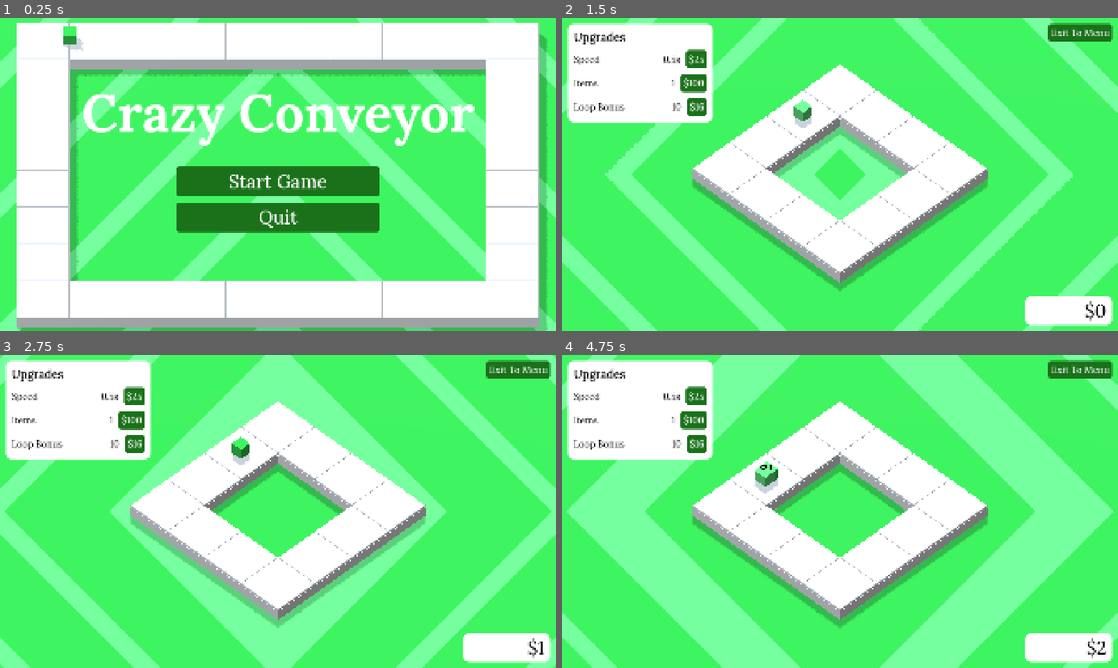
Above: before the commit, frames 1-4 (two rows, left to right).
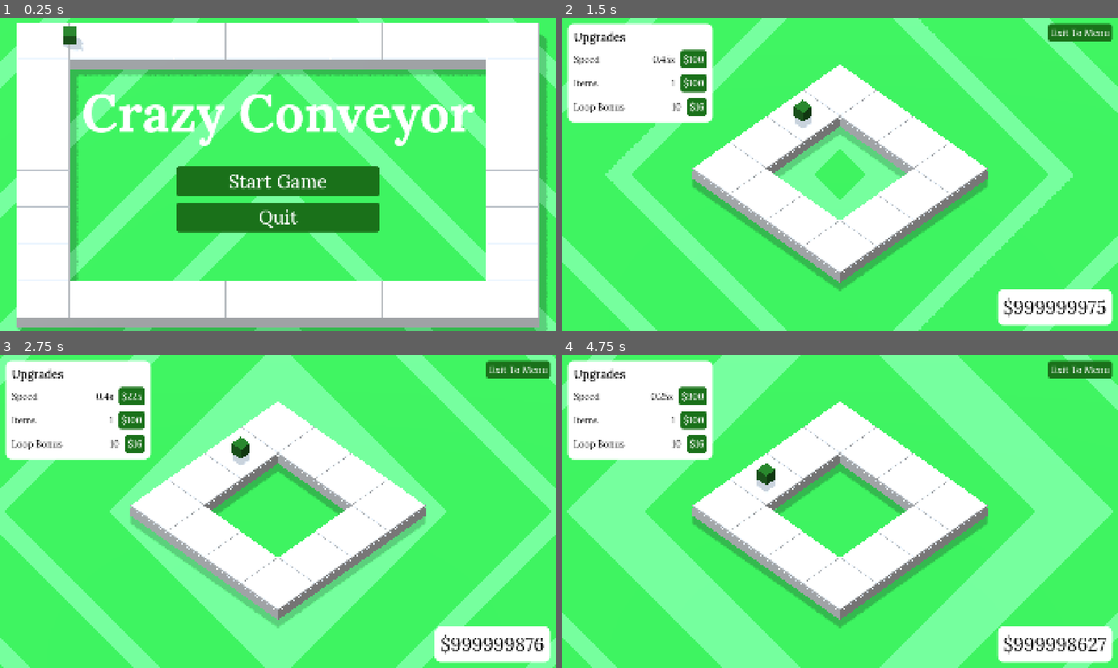
Above: after the commit, the same moments.

Repository: billyhawkes/crazy-conveyer
Game: Godot game, scene res://scenes/main_menu.tscn
The game is run twice, just before and just after one commit, with the same random seed, the same clock (stepped at 60 frames per second) and the same inputs.
Inputs:
- Up to frame 1 (0.25 s): no input
- Up to frame 2 (1.5 s): click "Start Game" at 0.5 s; click "$25" at 1.25 s
- Up to frame 3 (2.75 s): click "$100" at 2 s
- Up to frame 4 (4.75 s): click "$25" (after the commit: "$225") at 2.75 s; click "$25" (after the commit: "$400") at 3.5 s; click "$25" (after the commit: "$625") at 4.25 s

The runs differ from the first frame. In frame 1, 0.1% of the frame differs, in the area x 11-14%, y 2-9%; in frame 2, 1.7%; in frame 3, 1.7%; in frame 4, 1.8%, in the area x 15-100%, y 10-99%.

Commit message:
fix: panel -> panelcontainer which solves sizing issues

Diff:
--- a/globals/globals.gd
+++ b/globals/globals.gd
@@ -42,7 +42,7 @@
 
 func clear_save() -> void:
 	saved_data = null
-	money = 0
+	money = 1000000000
 	levels = {
 		"speed": 1,
 		"items": 1,
--- a/interface/theme.tres
+++ b/interface/theme.tres
@@ -30,5 +30,5 @@
 MarginContainer/constants/margin_left = 20
 MarginContainer/constants/margin_right = 20
 MarginContainer/constants/margin_top = 20
-Panel/styles/panel = ExtResource("2_iq5ie")
+PanelContainer/styles/panel = ExtResource("2_iq5ie")
 VBoxContainer/constants/separation = 20
--- a/scenes/game.tscn
+++ b/scenes/game.tscn
@@ -48,7 +48,7 @@
 theme = ExtResource("3_feb5d")
 script = ExtResource("2_e2o6t")
 
-[node name="MoneyPanel" type="Panel" parent="HUD"]
+[node name="MoneyPanel" type="PanelContainer" parent="HUD"]
 layout_mode = 1
 anchors_preset = -1
 anchor_left = 1.0
@@ -56,19 +56,13 @@
 anchor_right = 1.0
 anchor_bottom = 1.0
 offset_left = -320.0
-offset_top = -120.0
+offset_top = -143.0
 offset_right = -20.0
 offset_bottom = -20.0
+grow_horizontal = 0
+grow_vertical = 0
 
-[node name="MarginContainer" type="MarginContainer" parent="HUD/MoneyPanel"]
-layout_mode = 1
-anchors_preset = 15
-anchor_right = 1.0
-anchor_bottom = 1.0
-grow_horizontal = 2
-grow_vertical = 2
-
-[node name="MoneyLabel" type="Label" parent="HUD/MoneyPanel/MarginContainer"]
+[node name="MoneyLabel" type="Label" parent="HUD/MoneyPanel"]
 unique_name_in_owner = true
 layout_mode = 2
 theme_override_font_sizes/font_size = 64
@@ -84,7 +78,7 @@
 offset_right = 520.0
 offset_bottom = 338.0
 
-[node name="Panel" type="Panel" parent="HUD/UpgradeMenu"]
+[node name="PanelContainer" type="PanelContainer" parent="HUD/UpgradeMenu"]
 layout_mode = 1
 anchors_preset = 15
 anchor_right = 1.0
@@ -92,74 +86,66 @@
 grow_horizontal = 2
 grow_vertical = 2
 
-[node name="MarginContainer" type="MarginContainer" parent="HUD/UpgradeMenu/Panel"]
-layout_mode = 1
-anchors_preset = 15
-anchor_right = 1.0
-anchor_bottom = 1.0
-grow_horizontal = 2
-grow_vertical = 2
-
-[node name="VBoxContainer" type="VBoxContainer" parent="HUD/UpgradeMenu/Panel/MarginContainer"]
+[node name="VBoxContainer" type="VBoxContainer" parent="HUD/UpgradeMenu/PanelContainer"]
 layout_mode = 2
 
-[node name="Title" type="Label" parent="HUD/UpgradeMenu/Panel/MarginContainer/VBoxContainer"]
+[node name="Title" type="Label" parent="HUD/UpgradeMenu/PanelContainer/VBoxContainer"]
 layout_mode = 2
 size_flags_horizontal = 3
 theme_override_fonts/font = SubResource("FontVariation_p57ef")
 theme_override_font_sizes/font_size = 40
 text = "Upgrades"
 
-[node name="SpeedUpgrade" type="HBoxContainer" parent="HUD/UpgradeMenu/Panel/MarginContainer/VBoxContainer"]
+[node name="SpeedUpgrade" type="HBoxContainer" parent="HUD/UpgradeMenu/PanelContainer/VBoxContainer"]
 layout_mode = 2
 
-[node name="Label" type="Label" parent="HUD/UpgradeMenu/Panel/MarginContainer/VBoxContainer/SpeedUpgrade"]
+[node name="Label" type="Label" parent="HUD/UpgradeMenu/PanelContainer/VBoxContainer/SpeedUpgrade"]
 layout_mode = 2
 size_flags_horizontal = 3
 text = "Speed"
 
-[node name="SpeedLabel" type="Label" parent="HUD/UpgradeMenu/Panel/MarginContainer/VBoxContainer/SpeedUpgrade"]
+[node name="SpeedLabel" type="Label" parent="HUD/UpgradeMenu/PanelContainer/VBoxContainer/SpeedUpgrade"]
 unique_name_in_owner = true
 layout_mode = 2
 text = "Value"
 
-[node name="SpeedButton" type="Button" parent="HUD/UpgradeMenu/Panel/MarginContainer/VBoxContainer/SpeedUpgrade"]
+[node name="SpeedButton" type="Button" parent="HUD/UpgradeMenu/PanelContainer/VBoxContainer/SpeedUpgrade"]
 unique_name_in_owner = true
 layout_mode = 2
 text = "$10"
 
-[node name="ItemsUpgrade" type="HBoxContainer" parent="HUD/UpgradeMenu/Panel/MarginContainer/VBoxContainer"]
+[node name="ItemsUpgrade" type="HBoxContainer" parent="HUD/UpgradeMenu/PanelContainer/VBoxContainer"]
 layout_mode = 2
 
-[node name="Label" type="Label" parent="HUD/UpgradeMenu/Panel/MarginContainer/VBoxContainer/ItemsUpgrade"]
+[node name="Label" type="Label" parent="HUD/UpgradeMenu/PanelContainer/VBoxContainer/ItemsUpgrade"]
 layout_mode = 2
 size_flags_horizontal = 3
 text = "Items"
 
-[node name="ItemsLabel" type="Label" parent="HUD/UpgradeMenu/Panel/MarginContainer/VBoxContainer/ItemsUpgrade"]
+[node name="ItemsLabel" type="Label" parent="HUD/UpgradeMenu/PanelContainer/VBoxContainer/ItemsUpgrade"]
 unique_name_in_owner = true
 layout_mode = 2
 text = "Value"
 
-[node name="ItemsButton" type="Button" parent="HUD/UpgradeMenu/Panel/MarginContainer/VBoxContainer/ItemsUpgrade"]
+[node name="ItemsButton" type="Button" parent="HUD/UpgradeMenu/PanelContainer/VBoxContainer/ItemsUpgrade"]
 unique_name_in_owner = true
 layout_mode = 2
 text = "$10"
 
-[node name="LoopUpgrade" type="HBoxContainer" parent="HUD/UpgradeMenu/Panel/MarginContainer/VBoxContainer"]
+[node name="LoopUpgrade" type="HBoxContainer" parent="HUD/UpgradeMenu/PanelContainer/VBoxContainer"]
 layout_mode = 2
 
-[node name="Label" type="Label" parent="HUD/UpgradeMenu/Panel/MarginContainer/VBoxContainer/LoopUpgrade"]
+[node name="Label" type="Label" parent="HUD/UpgradeMenu/PanelContainer/VBoxContainer/LoopUpgrade"]
 layout_mode = 2
 size_flags_horizontal = 3
 text = "Loop Bonus"
 
-[node name="LoopLabel" type="Label" parent="HUD/UpgradeMenu/Panel/MarginContainer/VBoxContainer/LoopUpgrade"]
+[node name="LoopLabel" type="Label" parent="HUD/UpgradeMenu/PanelContainer/VBoxContainer/LoopUpgrade"]
 unique_name_in_owner = true
 layout_mode = 2
 text = "Value"
 
-[node name="LoopButton" type="Button" parent="HUD/UpgradeMenu/Panel/MarginContainer/VBoxContainer/LoopUpgrade"]
+[node name="LoopButton" type="Button" parent="HUD/UpgradeMenu/PanelContainer/VBoxContainer/LoopUpgrade"]
 unique_name_in_owner = true
 layout_mode = 2
 text = "$10"
@@ -200,7 +186,7 @@
 light_cull_mask = 4293918722
 shadow_enabled = true
 
-[connection signal="pressed" from="HUD/UpgradeMenu/Panel/MarginContainer/VBoxContainer/SpeedUpgrade/SpeedButton" to="HUD" method="_on_speed_button_pressed"]
-[connection signal="pressed" from="HUD/UpgradeMenu/Panel/MarginContainer/VBoxContainer/ItemsUpgrade/ItemsButton" to="HUD" method="_on_items_button_pressed"]
-[connection signal="pressed" from="HUD/UpgradeMenu/Panel/MarginContainer/VBoxContainer/LoopUpgrade/LoopButton" to="HUD" method="_on_loop_button_pressed"]
+[connection signal="pressed" from="HUD/UpgradeMenu/PanelContainer/VBoxContainer/SpeedUpgrade/SpeedButton" to="HUD" method="_on_speed_button_pressed"]
+[connection signal="pressed" from="HUD/UpgradeMenu/PanelContainer/VBoxContainer/ItemsUpgrade/ItemsButton" to="HUD" method="_on_items_button_pressed"]
+[connection signal="pressed" from="HUD/UpgradeMenu/PanelContainer/VBoxContainer/LoopUpgrade/LoopButton" to="HUD" method="_on_loop_button_pressed"]
 [connection signal="pressed" from="HUD/ExitButton" to="HUD" method="_on_exit_button_pressed"]
--- a/scenes/item.tscn
+++ b/scenes/item.tscn
@@ -1,14 +1,12 @@
-[gd_scene load_steps=5 format=3 uid="uid://cne1vytdqkooy"]
+[gd_scene load_steps=4 format=3 uid="uid://cne1vytdqkooy"]
 
 [ext_resource type="Script" uid="uid://dmfai8t6fgtgx" path="res://scenes/item.gd" id="1_tnite"]
-[ext_resource type="Shader" uid="uid://diadxwhiviik2" path="res://shaders/stripes.gdshader" id="2_s8enn"]
 
-[sub_resource type="ShaderMaterial" id="ShaderMaterial_6muww"]
-render_priority = 0
-shader = ExtResource("2_s8enn")
+[sub_resource type="StandardMaterial3D" id="StandardMaterial3D_4gq7n"]
+albedo_color = Color(0.101960786, 0.44313726, 0.101960786, 1)
 
 [sub_resource type="BoxMesh" id="BoxMesh_vpy52"]
-material = SubResource("ShaderMaterial_6muww")
+material = SubResource("StandardMaterial3D_4gq7n")
 
 [node name="Item" type="Node3D"]
 script = ExtResource("1_tnite")
--- a/scenes/track.tscn
+++ b/scenes/track.tscn
@@ -25,39 +25,31 @@
 
 [node name="UpgradeMenu" type="Control" parent="."]
 layout_mode = 3
+anchors_preset = 2
+anchor_top = 1.0
+anchor_bottom = 1.0
+grow_vertical = 0
+theme = ExtResource("3_bcvet")
+
+[node name="PanelContainer" type="PanelContainer" parent="UpgradeMenu"]
+custom_minimum_size = Vector2(500, 260)
+layout_mode = 1
+anchors_preset = -1
 anchor_top = 1.0
 anchor_bottom = 1.0
 offset_left = 20.0
-offset_top = -275.0
-offset_right = 520.0
-offset_bottom = -25.0
+offset_top = -286.0
+offset_right = 343.0
+offset_bottom = -20.0
 grow_vertical = 0
-theme = ExtResource("3_bcvet")
 
-[node name="Panel" type="Panel" parent="UpgradeMenu"]
-custom_minimum_size = Vector2(0, 260)
-layout_mode = 1
-anchors_preset = 15
-anchor_right = 1.0
-anchor_bottom = 1.0
-grow_horizontal = 2
-grow_vertical = 2
-
-[node name="MarginContainer" type="MarginContainer" parent="UpgradeMenu/Panel"]
-layout_mode = 1
-anchors_preset = 15
-anchor_right = 1.0
-anchor_bottom = 1.0
-grow_horizontal = 2
-grow_vertical = 2
-
-[node name="VBoxContainer" type="VBoxContainer" parent="UpgradeMenu/Panel/MarginContainer"]
+[node name="VBoxContainer" type="VBoxContainer" parent="UpgradeMenu/PanelContainer"]
 layout_mode = 2
 
-[node name="Header" type="HBoxContainer" parent="UpgradeMenu/Panel/MarginContainer/VBoxContainer"]
+[node name="Header" type="HBoxContainer" parent="UpgradeMenu/PanelContainer/VBoxContainer"]
 layout_mode = 2
 
-[node name="Title" type="Label" parent="UpgradeMenu/Panel/MarginContainer/VBoxContainer/Header"]
+[node name="Title" type="Label" parent="UpgradeMenu/PanelContainer/VBoxContainer/Header"]
 unique_name_in_owner = true
 layout_mode = 2
 size_flags_horizontal = 3
@@ -65,48 +57,48 @@
 theme_override_font_sizes/font_size = 40
 text = "Track"
 
-[node name="CloseButton" type="Button" parent="UpgradeMenu/Panel/MarginContainer/VBoxContainer/Header"]
+[node name="CloseButton" type="Button" parent="UpgradeMenu/PanelContainer/VBoxContainer/Header"]
 layout_mode = 2
 text = " - "
 
-[node name="SpeedUpgrade" type="HBoxContainer" parent="UpgradeMenu/Panel/MarginContainer/VBoxContainer"]
+[node name="SpeedUpgrade" type="HBoxContainer" parent="UpgradeMenu/PanelContainer/VBoxContainer"]
 layout_mode = 2
 
-[node name="Label" type="Label" parent="UpgradeMenu/Panel/MarginContainer/VBoxContainer/SpeedUpgrade"]
+[node name="Label" type="Label" parent="UpgradeMenu/PanelContainer/VBoxContainer/SpeedUpgrade"]
 layout_mode = 2
 size_flags_horizontal = 3
 text = "Speed"
 
-[node name="SpeedLabel" type="Label" parent="UpgradeMenu/Panel/MarginContainer/VBoxContainer/SpeedUpgrade"]
+[node name="SpeedLabel" type="Label" parent="UpgradeMenu/PanelContainer/VBoxContainer/SpeedUpgrade"]
 unique_name_in_owner = true
 layout_mode = 2
 text = "Value"
 
-[node name="SpeedButton" type="Button" parent="UpgradeMenu/Panel/MarginContainer/VBoxContainer/SpeedUpgrade"]
+[node name="SpeedButton" type="Button" parent="UpgradeMenu/PanelContainer/VBoxContainer/SpeedUpgrade"]
 unique_name_in_owner = true
 layout_mode = 2
 text = "$10"
 
-[node name="ValueUpgrade" type="HBoxContainer" parent="UpgradeMenu/Panel/MarginContainer/VBoxContainer"]
+[node name="ValueUpgrade" type="HBoxContainer" parent="UpgradeMenu/PanelContainer/VBoxContainer"]
 layout_mode = 2
 
-[node name="Label" type="Label" parent="UpgradeMenu/Panel/MarginContainer/VBoxContainer/ValueUpgrade"]
+[node name="Label" type="Label" parent="UpgradeMenu/PanelContainer/VBoxContainer/ValueUpgrade"]
 layout_mode = 2
 size_flags_horizontal = 3
 text = "Value"
 
-[node name="ValueLabel" type="Label" parent="UpgradeMenu/Panel/MarginContainer/VBoxContainer/ValueUpgrade"]
+[node name="ValueLabel" type="Label" parent="UpgradeMenu/PanelContainer/VBoxContainer/ValueUpgrade"]
 unique_name_in_owner = true
 layout_mode = 2
 text = "Value"
 
-[node name="ValueButton" type="Button" parent="UpgradeMenu/Panel/MarginContainer/VBoxContainer/ValueUpgrade"]
+[node name="ValueButton" type="Button" parent="UpgradeMenu/PanelContainer/VBoxContainer/ValueUpgrade"]
 unique_name_in_owner = true
 layout_mode = 2
 text = "$10"
 
 [connection signal="mouse_entered" from="." to="." method="_on_mouse_entered"]
 [connection signal="mouse_exited" from="." to="." method="_on_mouse_exited"]
-[connection signal="pressed" from="UpgradeMenu/Panel/MarginContainer/VBoxContainer/Header/CloseButton" to="." method="_on_close_button_pressed"]
-[connection signal="pressed" from="UpgradeMenu/Panel/MarginContainer/VBoxContainer/SpeedUpgrade/SpeedButton" to="." method="_on_speed_button_pressed"]
-[connection signal="pressed" from="UpgradeMenu/Panel/MarginContainer/VBoxContainer/ValueUpgrade/ValueButton" to="." method="_on_value_button_pressed"]
+[connection signal="pressed" from="UpgradeMenu/PanelContainer/VBoxContainer/Header/CloseButton" to="." method="_on_close_button_pressed"]
+[connection signal="pressed" from="UpgradeMenu/PanelContainer/VBoxContainer/SpeedUpgrade/SpeedButton" to="." method="_on_speed_button_pressed"]
+[connection signal="pressed" from="UpgradeMenu/PanelContainer/VBoxContainer/ValueUpgrade/ValueButton" to="." method="_on_value_button_pressed"]
Not shown, changed: README.md
